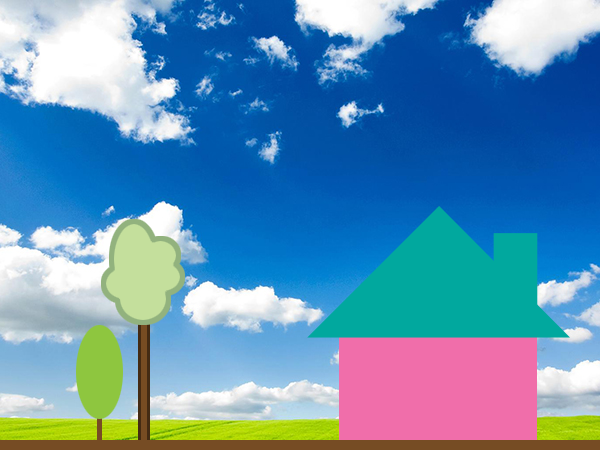
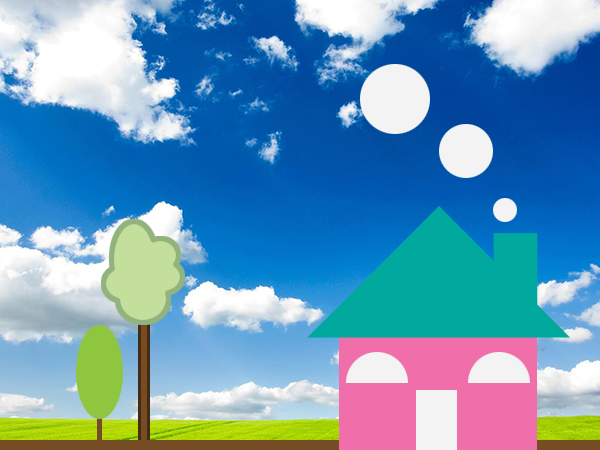
Comparing the layer stacks of the two 600 x 450 images. Changes:
added group "Group 1" with 5 layers above "Group 2" over [339, 205, 537, 450]
added layer "Layer 8" in group "Group 1" over [416, 390, 457, 450]
added layer "창문2" in group "Group 1" over [468, 352, 530, 383]
added layer "창문1" in group "Group 1" over [346, 352, 408, 383]
moved "Layer 3" into group "Group 1" over [493, 205, 517, 222]
moved "Layer 2" into group "Group 1" over [339, 352, 537, 450]
added group "Group 2" with 3 layers above "Layer 10" over [339, 219, 537, 450]
renamed "Layer 1" to "바닥", moved it into group "Group 2", painted on it over [339, 352, 537, 450]
added layer "Layer 10" above "Layer 11" over [493, 198, 517, 222]
added layer "Layer 11" above "Layer 9" over [360, 64, 430, 134]
added layer "Layer 9" above "Layer 7" over [439, 124, 493, 178]
